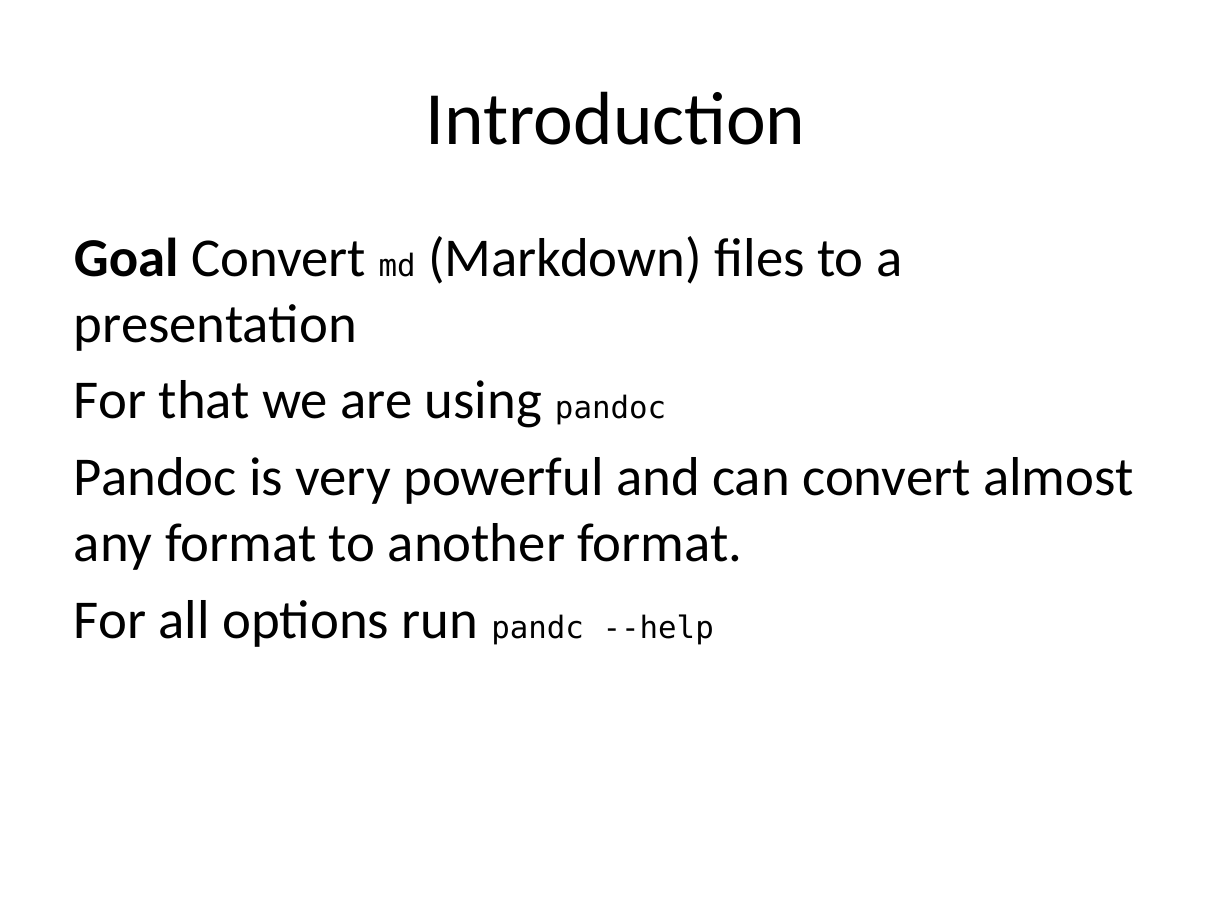
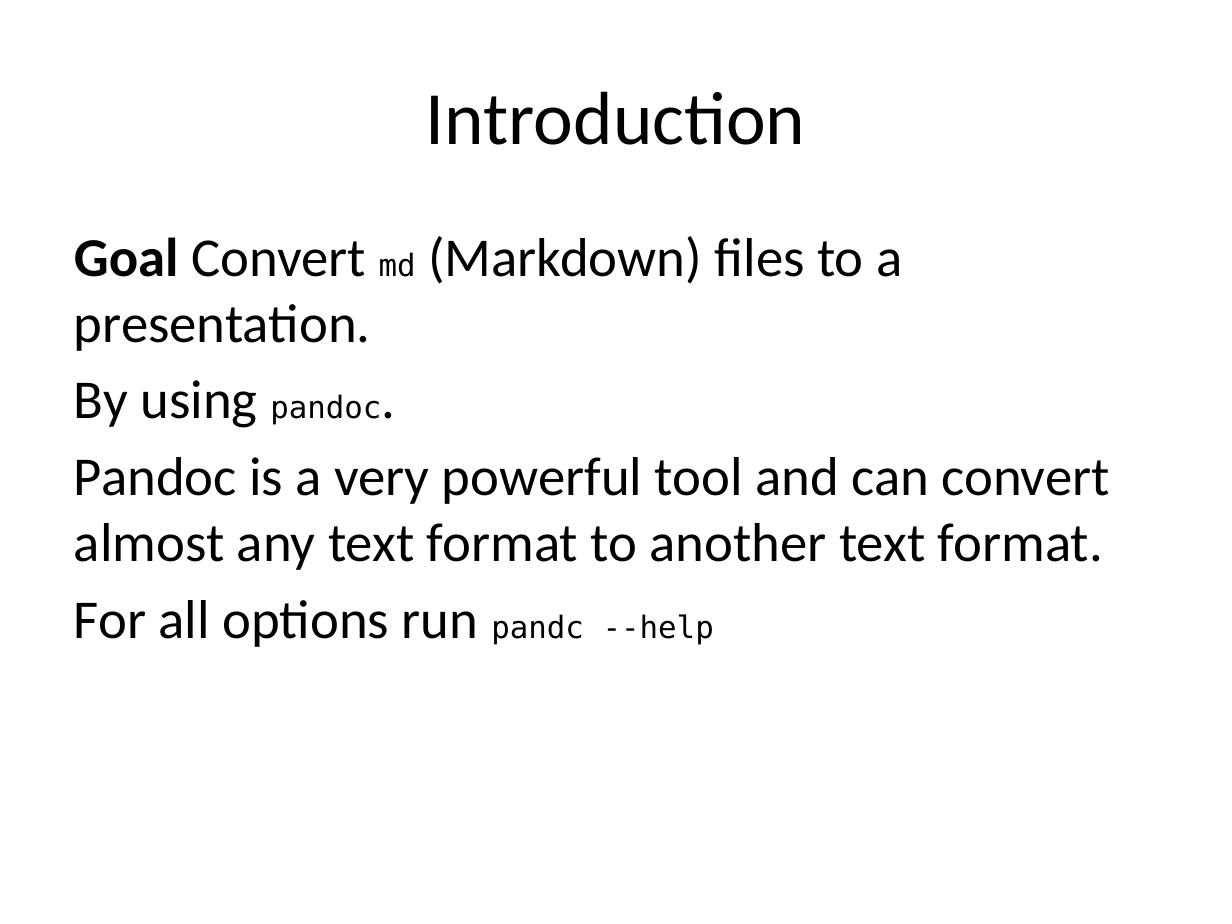
Before and after one commit to kabl/pandoc-example, a slide deck: slide 2 of generated/presentation.pptx. Drawn at 1232x924 pixels with LibreOffice and Linux fonts; fonts in the diff are those of the drawing. Boxes give left, top, right and bottom in pixels: in the first picture for what was removed or moved away, otherwise in the second. Text is boxed around its words. In the diff, an @@ line names an element or a change of style, - is before the commit and + after.

```diff
--- a/generated/presentation.pptx
+++ b/generated/presentation.pptx
@@ text at [74, 236, 1109, 570]: text changed @@
-Goal Convert md (Markdown) files to a presentation
-For that we are using pandoc
-Pandoc is very powerful and can convert almost any format to another format.
+Goal Convert md (Markdown) files to a presentation.
+By using pandoc.
+Pandoc is a very powerful tool and can convert almost any text format to another text format.
```
Also in this commit, not shown: 5 other files.
